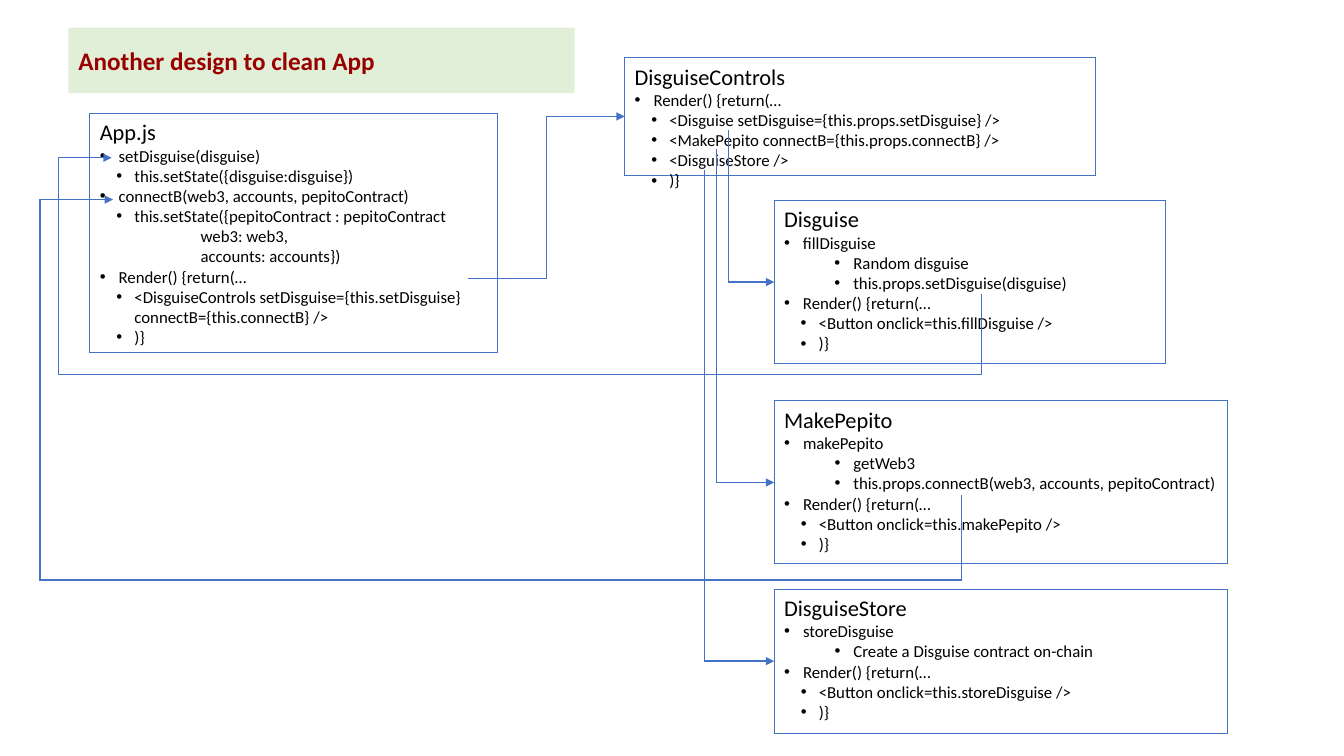
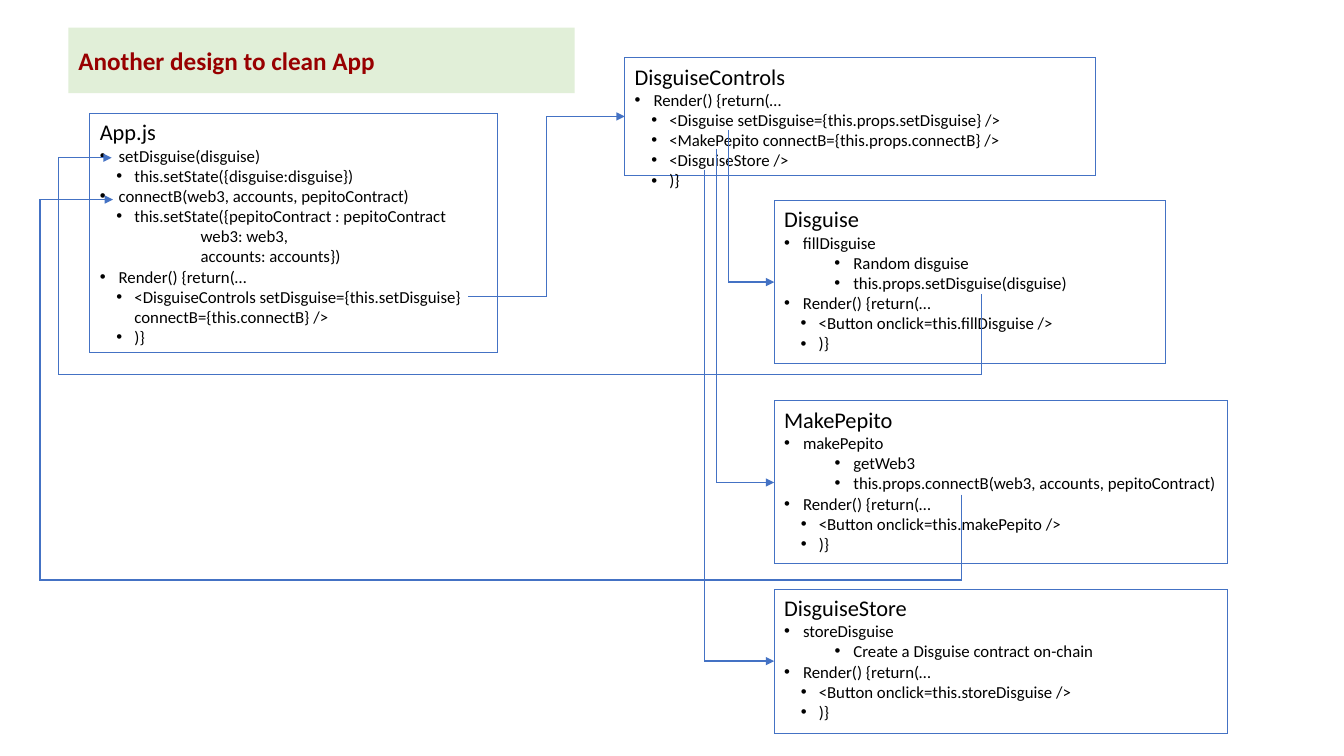
Before and after one commit to kvutien/Project-Machu-Picchu-2020, a slide deck: slide 11 of Pepito/Final Project Design.pptx (slide 10 before the commit). Drawn at 1344x756 pixels with LibreOffice and Linux fonts; fonts in the diff are those of the drawing. Boxes give left, top, right and bottom in pixels: in the first picture for what was removed or moved away, otherwise in the second. Text is boxed around its words. In the diff, an @@ line names an element or a change of style, - is before the commit and + after.

```diff
--- a/Pepito/Final Project Design.pptx
+++ b/Pepito/Final Project Design.pptx
@@ elbow arrow moved from (469, 278) - (625, 117) to (469, 296) - (625, 117) @@
```
Also in this commit, not shown: 1 slide added, 3 other files.
